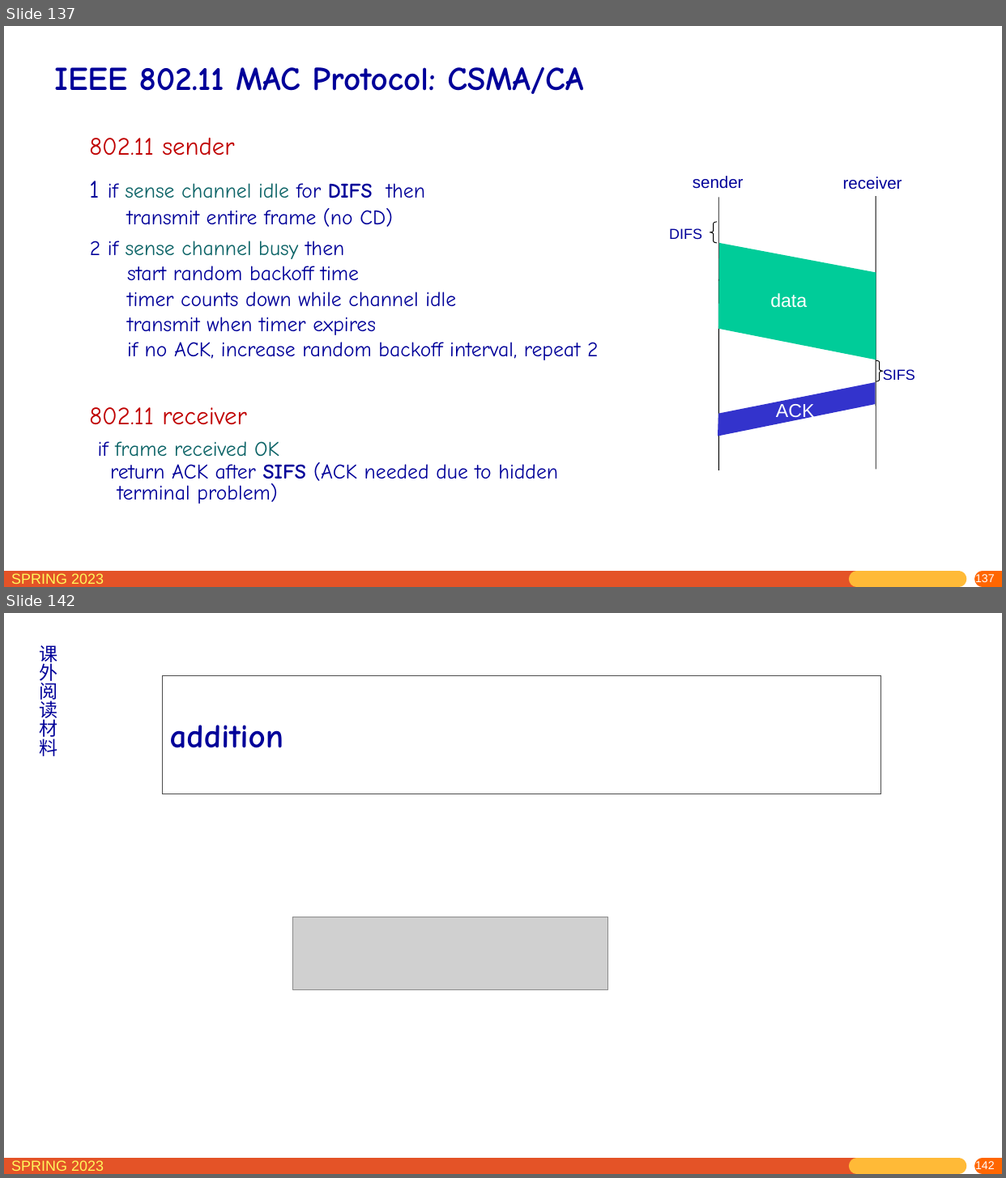
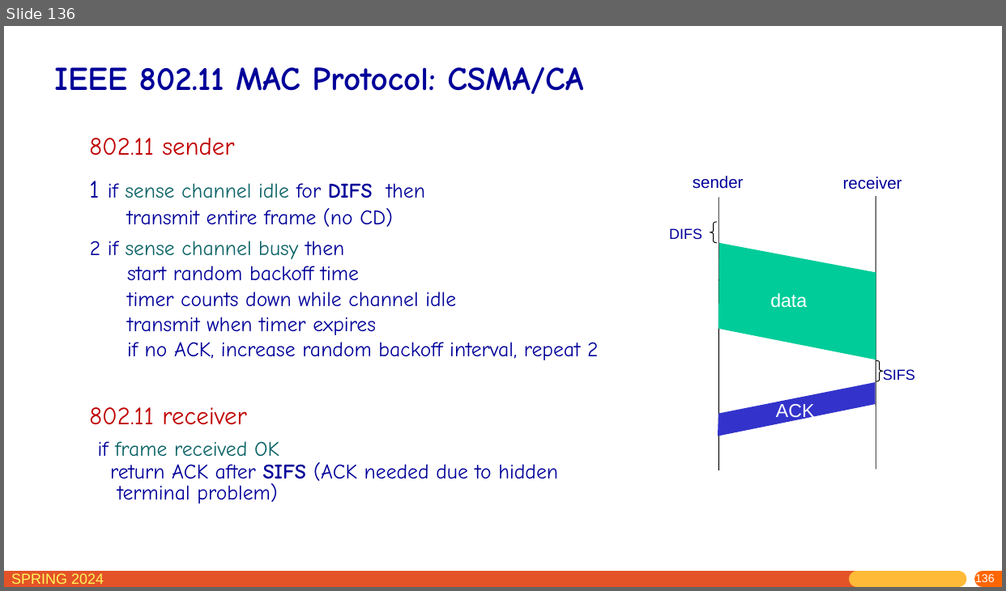
Before and after one commit to network-whu/slides, a slide deck: pptx/chapter6.pptx. Shown one above the other, each under a label of ours: slides 137 and 142 before the commit, slide 136 after it; the slides between them are not shown. The pictures are 1006x1178 and 1006x591 pixels, drawn with LibreOffice and Linux fonts; fonts in the diff are those of the drawing; grey boxes stand for pictures. Boxes give left, top, right and bottom in pixels: in the first picture for what was removed or moved away, otherwise in the second. Text is boxed around its words. In the diff, an @@ line names an element or a change of style, - is before the commit and + after.

```diff
--- a/pptx/chapter6.pptx
+++ b/pptx/chapter6.pptx
@@ slide 142 removed at (4, 613, 1002, 1174), background #FFFFFF; not listed: 5 template elements that a slide beside it also shows @@
@@ text removed at (39, 645, 57, 756) @@
-课外阅读材料
@@ title removed at (162, 675, 880, 794) @@
-addition
@@ picture removed at (292, 917, 608, 990) @@
@@ what was slide 137 is now slide 136 @@
@@ slide 136 changed as well @@
@@ text at (11, 574, 104, 584): text changed @@
-SPRING 2023
+SPRING 2024
@@ page number at (975, 574, 995, 586): text changed @@
-137
+136
```
Also in this commit, not shown: 136 other slides changed, 13 other slides removed.
